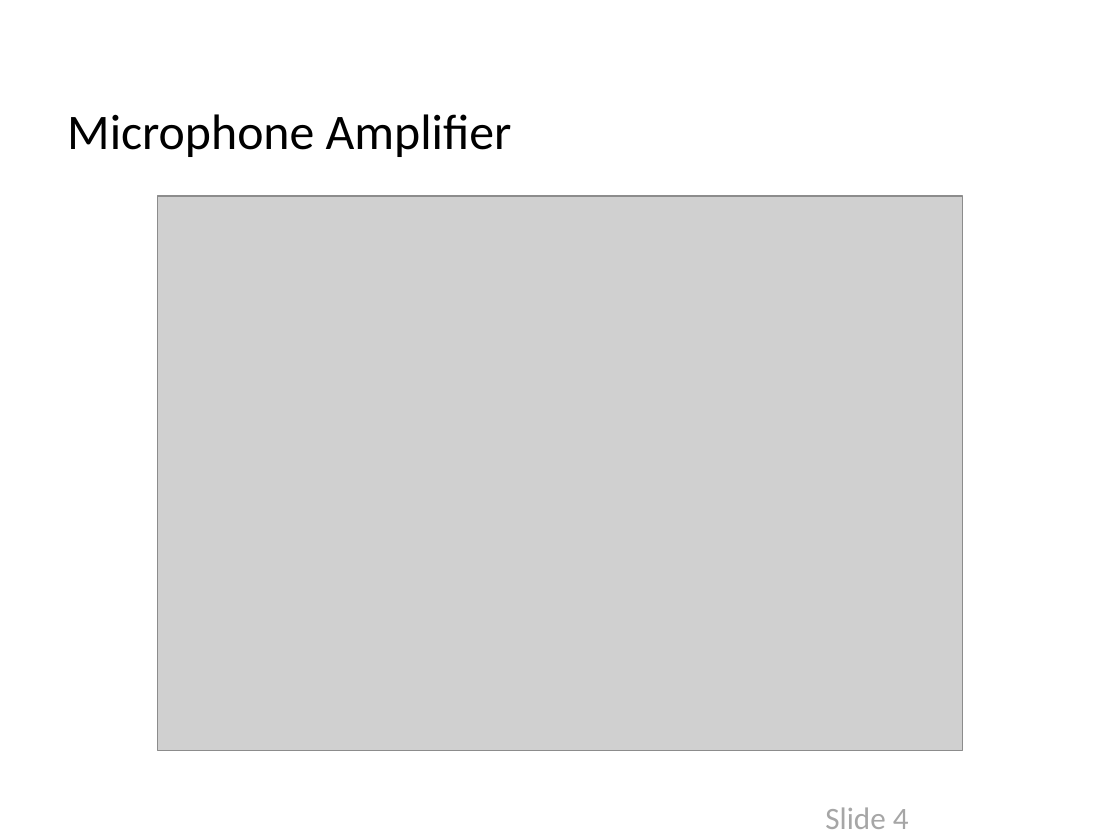
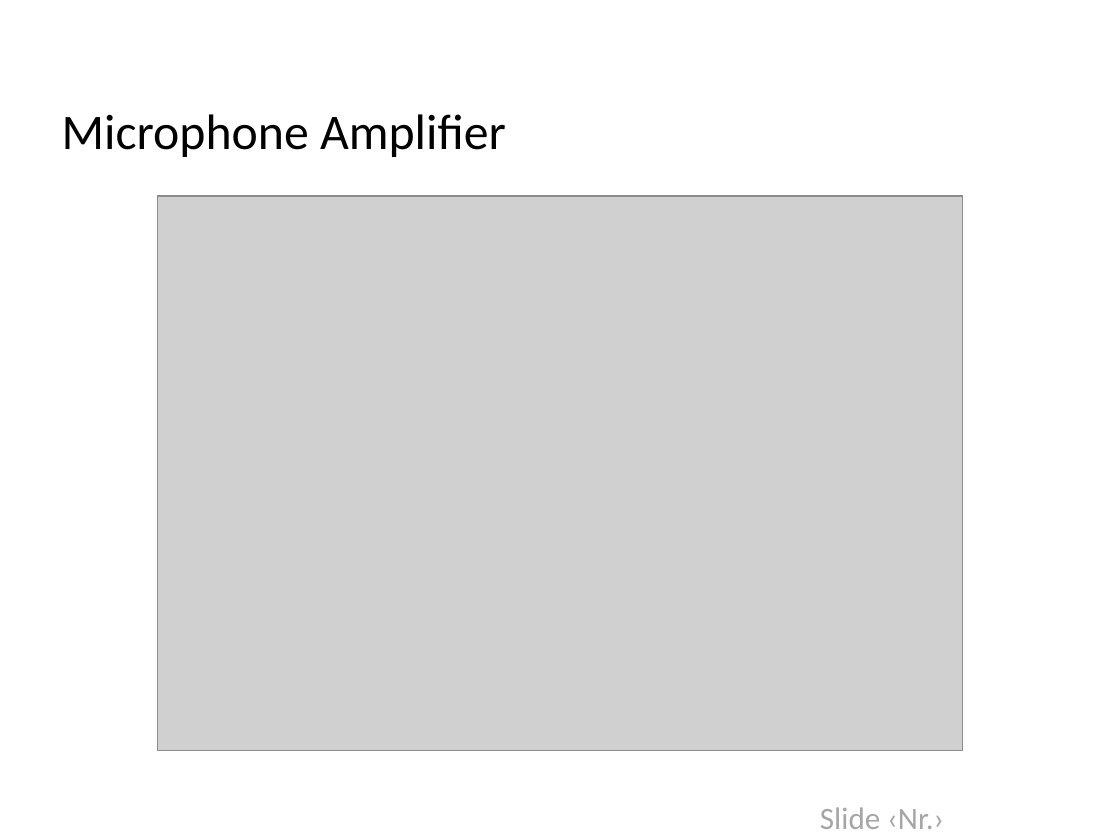
Before and after one commit to jarn0ld/smeagol-walkie-talkie, a slide deck: slide 4 of presentation/smeagol-new.pptx. Drawn at 1120x840 pixels with LibreOffice and Linux fonts; fonts in the diff are those of the drawing; grey boxes stand for pictures; background and template pictures are left out. Boxes give left, top, right and bottom in pixels: in the first picture for what was removed or moved away, otherwise in the second. Text is boxed around its words. In the diff, an @@ line names an element or a change of style, - is before the commit and + after.

```diff
--- a/presentation/smeagol-new.pptx
+++ b/presentation/smeagol-new.pptx
@@ title "Microphone Amplifier": place and size @@
-title "Microphone Amplifier" at [67,114,512,157]
+title "Microphone Amplifier" at [62,114,506,157]
@@ text at [820,807,944,829]: text changed @@
-Slide 4
+Slide ‹Nr.›
```
Also in this commit, not shown: 10 other slides changed, 1 slide added, 1 slide removed.
